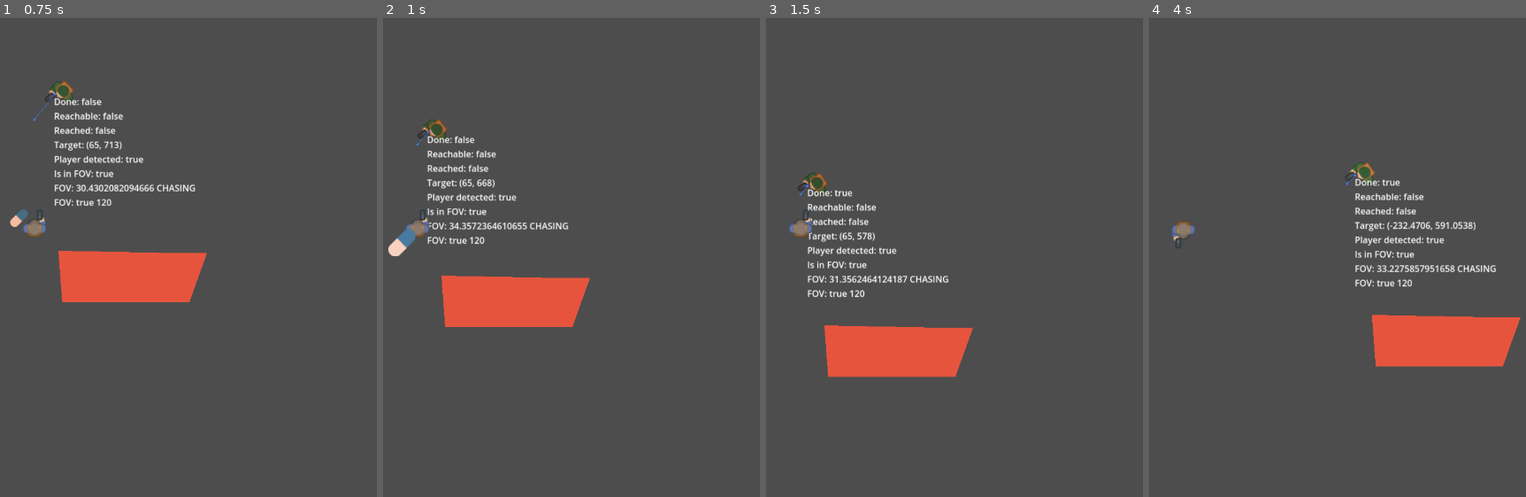
Above: before the commit, frames 1-4 (left to right).
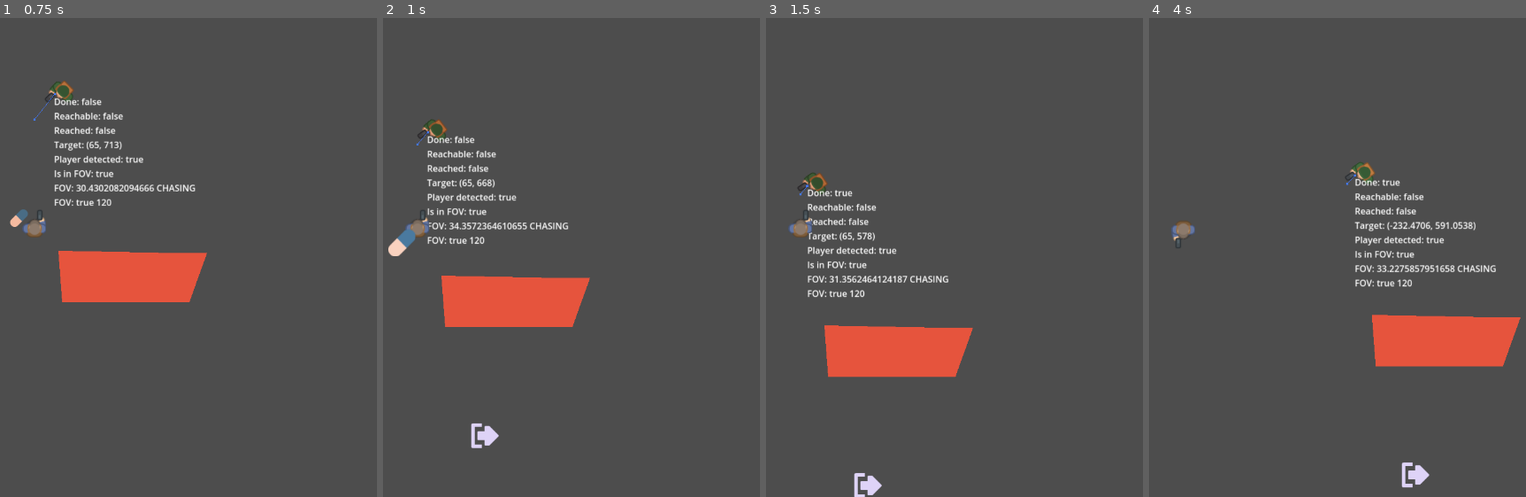
Above: after the commit, the same moments.

Repository: Nhanth123/top-down-shooter
Game: Godot game, scene res://scenes/level_map.tscn
Two runs of this game, one before a commit and one after it. Both use one fixed random seed, a clock stepped at 60 frames per second and the inputs below. Sound files missing from this copy of the repository are replaced by a short silence.
Inputs (mouse positions are in pixels of both pictures, inside the frame that each line leads up to):
- Up to frame 1 (0.75 s): move the mouse to (outside the picture) at 0.52 s; hold W (up) from 0.53 s (still down); click (outside the picture) at 0.6 s
- Up to frame 2 (1 s): keep holding W (up)
- Up to frame 3 (1.5 s): keep holding W (up); move the mouse to (1011, 310) at 1.27 s; click (1011, 310) at 1.35 s
- Up to frame 4 (4 s): move the mouse to (outside the picture) at 2.02 s; release W (up) at 2.03 s; hold A (left) 2.03-3.53 s; click (outside the picture) at 2.1 s; move the mouse to (1220, 228) at 2.77 s; click (1220, 228) at 2.85 s; move the mouse to (outside the picture) at 3.52 s; hold S (down) from 3.53 s (still down); click (outside the picture) at 3.6 s

Frame 1 is identical in both runs. In frame 2, 0.2% of the frame differs, in the area x 23-31%, y 84-90%; in frame 3, 0.2%; in frame 4, 0.2%.

Commit message:
Feature: Implement a door for win-game

Diff:
--- /dev/null
+++ b/scenes/Exit/exit.gd
@@ -0,0 +1,12 @@
+extends Area2D
+
+func _ready() -> void:
+	hide()
+	SignalManager.on_show_exit.connect(_on_show_exit)
+
+func _on_show_exit():
+	set_deferred("monitoring", true)
+	show()
+
+func _on_body_entered(body: Node2D) -> void:
+	SignalManager.on_exit.emit()
--- /dev/null
+++ b/scenes/Exit/exit.tscn
@@ -0,0 +1,24 @@
+[gd_scene load_steps=4 format=3 uid="uid://csvia4lnyvp2a"]
+
+[ext_resource type="Texture2D" uid="uid://dn6dymkuq0axg" path="res://assets/images/exit.png" id="1_2xdka"]
+[ext_resource type="Script" path="res://scenes/Exit/exit.gd" id="1_5oxix"]
+
+[sub_resource type="RectangleShape2D" id="RectangleShape2D_ir5sv"]
+size = Vector2(47, 44)
+
+[node name="Exit" type="Area2D"]
+collision_layer = 0
+collision_mask = 4
+monitoring = false
+script = ExtResource("1_5oxix")
+
+[node name="Sprite2D" type="Sprite2D" parent="."]
+self_modulate = Color(0.869065, 0.826402, 0.966892, 1)
+scale = Vector2(0.8, 0.8)
+texture = ExtResource("1_2xdka")
+
+[node name="CollisionShape2D" type="CollisionShape2D" parent="."]
+position = Vector2(3.5, 3)
+shape = SubResource("RectangleShape2D_ir5sv")
+
+[connection signal="body_entered" from="." to="." method="_on_body_entered"]
--- a/scenes/level_map.gd
+++ b/scenes/level_map.gd
@@ -10,13 +10,16 @@
 func _ready() -> void:
 	_pickups_count = pickups.get_children().size()
 	SignalManager.on_pickup.connect(_on_pickup)
+	SignalManager.on_exit.connect(_on_exit)
 
 func check_show_exit():
 	if _collected == _pickups_count:
 		SignalManager.on_show_exit.emit()
 		print("on_show_exit")
 
-
 func _on_pickup() -> void:
 	_collected += 1
 	check_show_exit()
+
+func _on_exit():
+	print("Game over", "win")
--- a/scenes/level_map.tscn
+++ b/scenes/level_map.tscn
@@ -6,6 +6,7 @@
 [ext_resource type="PackedScene" uid="uid://b7b3h7vtdshqx" path="res://scenes/waypoint/waypoint.tscn" id="3_lshyl"]
 [ext_resource type="PackedScene" uid="uid://41s3gq06gwcm" path="res://scenes/Player/player.tscn" id="4_lrxse"]
 [ext_resource type="PackedScene" uid="uid://c74udnmaya5v8" path="res://scenes/pickup/pick_up.tscn" id="5_rgn44"]
+[ext_resource type="PackedScene" uid="uid://csvia4lnyvp2a" path="res://scenes/Exit/exit.tscn" id="7_qpiwr"]
 
 [sub_resource type="NavigationPolygon" id="NavigationPolygon_h1qua"]
 vertices = PackedVector2Array(459, 700.117, 459.898, 869.5, 412.563, 728, 350.758, 488, 362.578, 867, 410.609, 884.5, 43.8281, 934.391, 91.8125, 867, 40.1406, 302.289, 81.0078, 723.469, 344.773, 293.688, 315.477, 728, 458.109, 488)
@@ -70,3 +71,6 @@
 
 [node name="PickUp" parent="Pickups" instance=ExtResource("5_rgn44")]
 position = Vector2(37, 690)
+
+[node name="Exit" parent="." instance=ExtResource("7_qpiwr")]
+position = Vector2(183, 1035)
--- a/scenes/pickup/pick_up.gd
+++ b/scenes/pickup/pick_up.gd
@@ -5,6 +5,7 @@
 
 
 func _on_body_entered(body: Node2D) -> void:
+	set_deferred("monitoring", false)
 	SignalManager.on_pickup.emit()
 	animation_player.play("vanish")
 	play_sound()
--- a/singleton/signal_manager.gd
+++ b/singleton/signal_manager.gd
@@ -2,3 +2,4 @@
 
 signal on_pickup
 signal on_show_exit
+signal on_exit
Not shown: 1 places in scenes/level_map.tscn that only renumber resources
